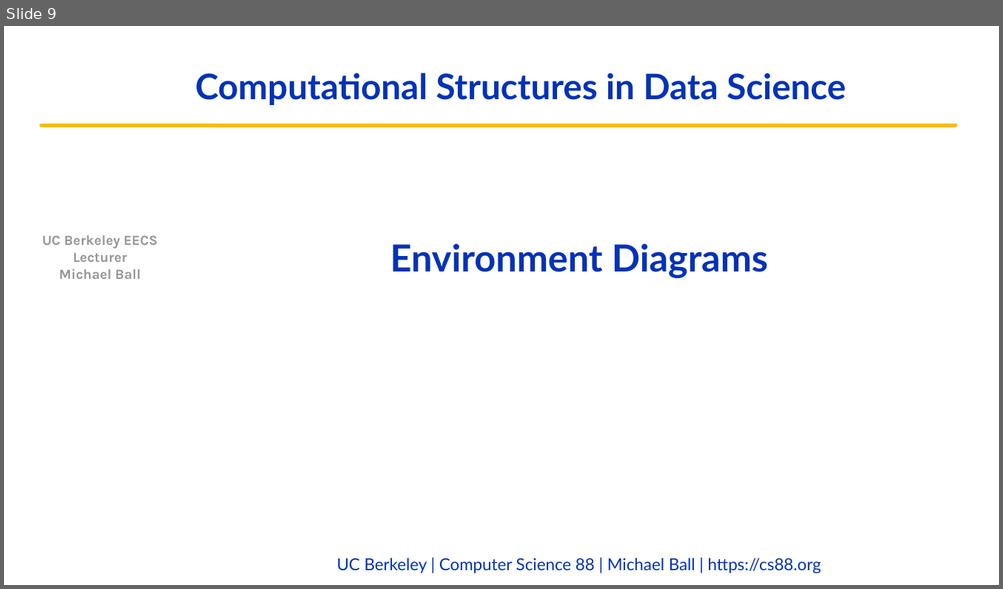
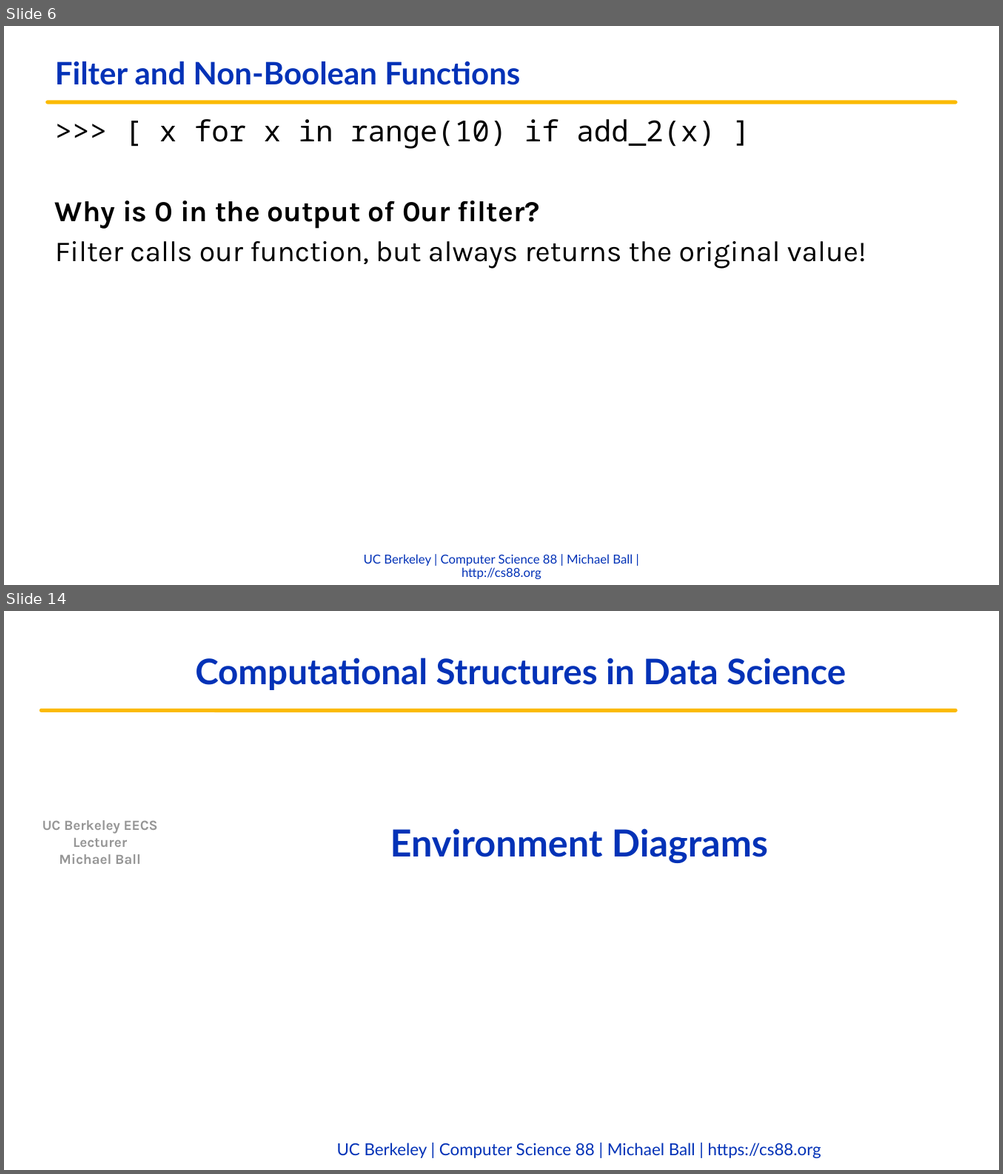
Before and after one commit to cs88-website/fa22, a slide deck: assets/slides/fa22/07-HOFs_Environments.pptx. Shown one above the other, each under a label of ours: slide 9 before the commit, slides 6 and 14 after it; the slides between them are not shown. The pictures are 1003x589 and 1003x1174 pixels, drawn with LibreOffice and Linux fonts; fonts in the diff are those of the drawing; background and template pictures are left out. Boxes give left, top, right and bottom in pixels: in the first picture for what was removed or moved away, otherwise in the second. Text is boxed around its words. In the diff, an @@ line names an element or a change of style, - is before the commit and + after.

```diff
--- a/assets/slides/fa22/07-HOFs_Environments.pptx
+++ b/assets/slides/fa22/07-HOFs_Environments.pptx
@@ slide 6 added at bbox=[4, 26, 999, 585], background #FFFFFF @@
@@ title added at bbox=[55, 61, 520, 85], 30 pt, text #0332B7, bold @@
+Filter and Non-Boolean Functions
@@ freeform shape added at bbox=[47, 102, 956, 102], outline #FBBA03 3.75 pt @@
@@ text added at bbox=[55, 119, 866, 269], 28 pt, text #000000 @@
+>>> [ x for x in range(10) if add_2(x) ]
+Why is 0 in the output of 0ur filter?
+Filter calls our function, but always returns the original value!
@@ text added at bbox=[364, 554, 632, 580], 12 pt, text #0332B7 @@
+UC Berkeley | Computer Science 88 | Michael Ball | http://cs88.org
@@ what was slide 9 is now slide 14 @@
```
Also in this commit, not shown: 4 slides changed, 9 other slides added, 5 slides removed, 5 other files.
